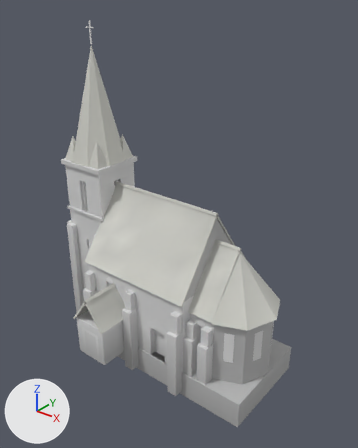
A saved change to the glTF model game/assets/models/buildings/church_1.glb.
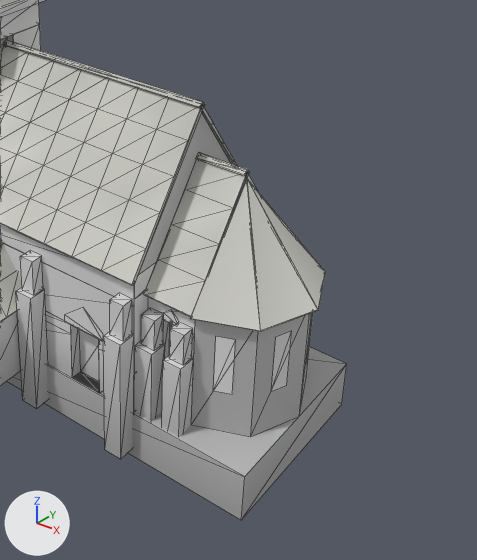
Old and new are each drawn whole from a 50 mm camera at (24.7, -29.6, 29.8) aimed at (1.5, -0.5, 11.8) and again close up on the part from 32% to 100% of the width and 36% to 100% of the height. Lighting does not change. The marker at lower left points along +X, +Y and +Z. The older version's two pictures come first. The close-ups show mesh edges as thin lines. Vertices at exactly the same position are counted once.

In view in the first close-up: 'church_1'.
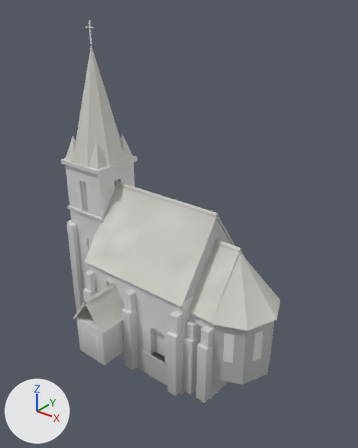
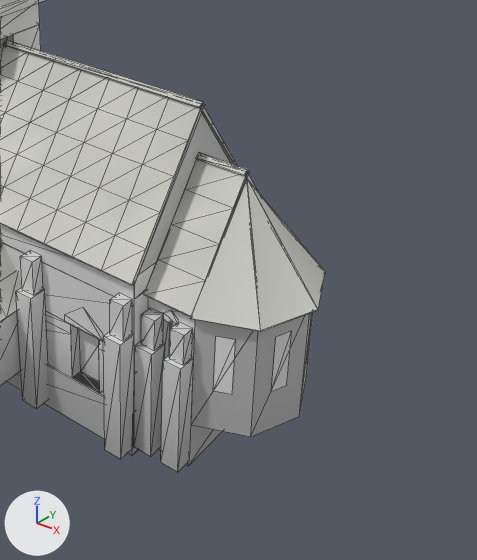
Pixel boxes [x1, y1, x2, y2] of what changed, in the close-ups (477 x 560 px):
'church_1', reshaped: before [0, 0, 347, 520]; after [0, 0, 325, 472]
part 1 of me_church_1, cut back: before [242, 364, 347, 519]; after [132, 413, 222, 466]
part 2 of me_church_1, edited (looks the same): [0, 0, 313, 459] in both

Edits to the bpy script that builds the scene:
```text
Change me_church_1:
    used by ob_church_1; location = (0.0, 0.0, 0.0)
    remove me_church_1.from_pydata(...)  # 886 vertices, 1150 faces; spans x -11.0..10.9, y -7.7..5.2, z -2.0..27.1
    remove me_church_1.materials.append(mat_door)
    remove me_church_1.materials.append(mat_roofflat)
    remove me_church_1.materials.append(mat_roofslate)
    remove me_church_1.materials.append(mat_window)
    add me_church_1.from_pydata(...)  # 892 vertices, 1160 faces; spans x -11.0..10.9, y -7.7..5.2, z -2.0..27.1
    me_church_1 part 1
    6 faces are deleted
    4 vertices in x 10.5, y -4.3..4.3, z -2.0..0.4 move by (-5.7, 0.0, 0.0)
    6 vertices are added at (4.8, -3.3, -2.0), (7.1, -3.3, -2.0), (7.1, -3.3, 0.4), (7.1, 3.3, -2.0), (7.1, 3.3, 0.4), (4.8, 3.3, -2.0)
    16 new faces join them
    me_church_1 part 2: 752 faces spanning x -11.0..10.5, y -7.5..5.2, z -2.0..15.4 switch from mat_ashlar to mat_iron
    other edits to the shape of me_church_1 do not show in these pictures
```
